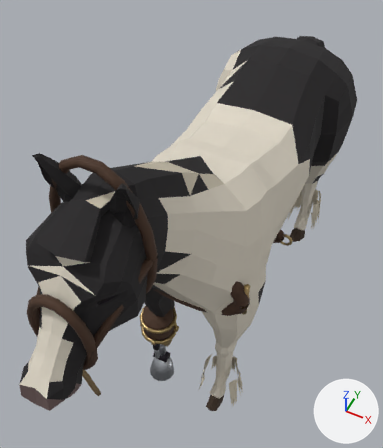
Before and after pictures for a commit that changed the glTF model assets/creatures/cyber_cob/cyber_cob.glb.
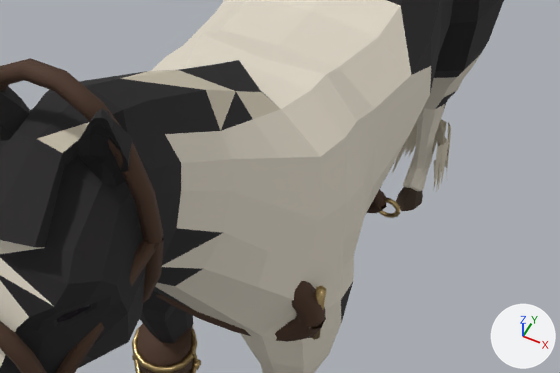
Each version is shown whole from a 50 mm lens placed at (0.55, -1.65, 2.6), pointed at (-0.11, -0.31, 0.93), then close up on the part from 17% to 100% of the width and 27% to 74% of the height. Every picture has the same lights, and +X, +Y and +Z are marked at lower right. The last two pictures show the newer version. Where no turn or scale is listed for an object, it has been applied to the vertices. Vertices at exactly the same position are counted once.

In view in the first close-up: 'CyberCob_Body'.
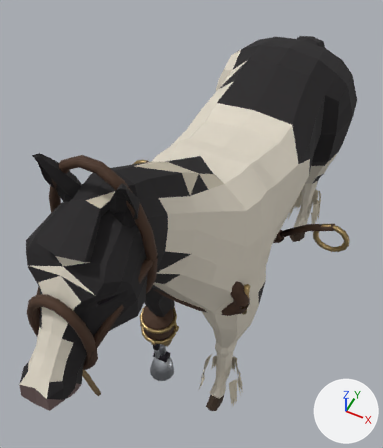
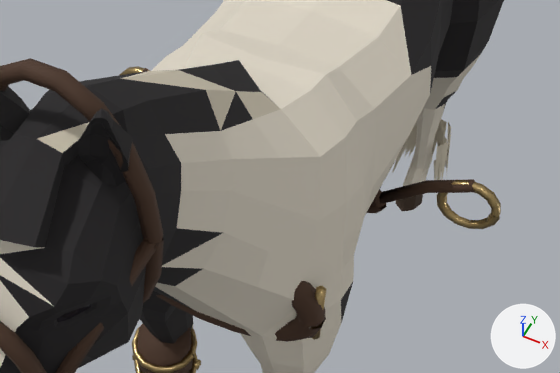
Edits to the bpy script that builds the scene:
```text
Change me_horse:
    used by ob_cybercob_body; location = (0.0, 0.0, 0.0)
    remove me_horse.from_pydata(...)  # 2550 vertices, 4294 faces; spans x -0.33..0.33, y -1.35..0.87, z 0.0..1.89
    add me_horse.from_pydata(...)  # 2596 vertices, 4378 faces; spans x -0.51..0.51, y -1.35..0.87, z 0.0..1.89
    me_horse part 1: a new loose piece of 60 vertices spanning x -0.51..-0.36, y -0.15..-0.12, z 0.87..1.01, in mat_cybercob_brass (brown #c4aa76)
    me_horse part 2: a new loose piece of 60 vertices spanning x 0.36..0.51, y -0.15..-0.12, z 0.87..1.01, in mat_cybercob_brass (brown #c4aa76)
    me_horse part 3
    102 vertices are removed from x -0.28..0.28, y -0.14..-0.13, z 0.8..0.86
    192 faces are deleted
    28 vertices are added at x -0.44..0.44, y -0.15..-0.12, z 0.85..1.02
    52 new faces join them, mat_cybercob_leather (brown #4a3222)
    other edits to the shape of me_horse do not show in these pictures
```

Boxes [x1, y1, x2, y2] around the edits, measured in the close-ups (560 x 373 px):
part 1 of me_horse, added (mostly hidden)
    after: [120, 66, 150, 75]
part 2 of me_horse, added (brown)
    after: [437, 180, 501, 229]
part 3 of me_horse, built on
    before: [379, 197, 400, 218]
    after: [142, 68, 475, 204]
